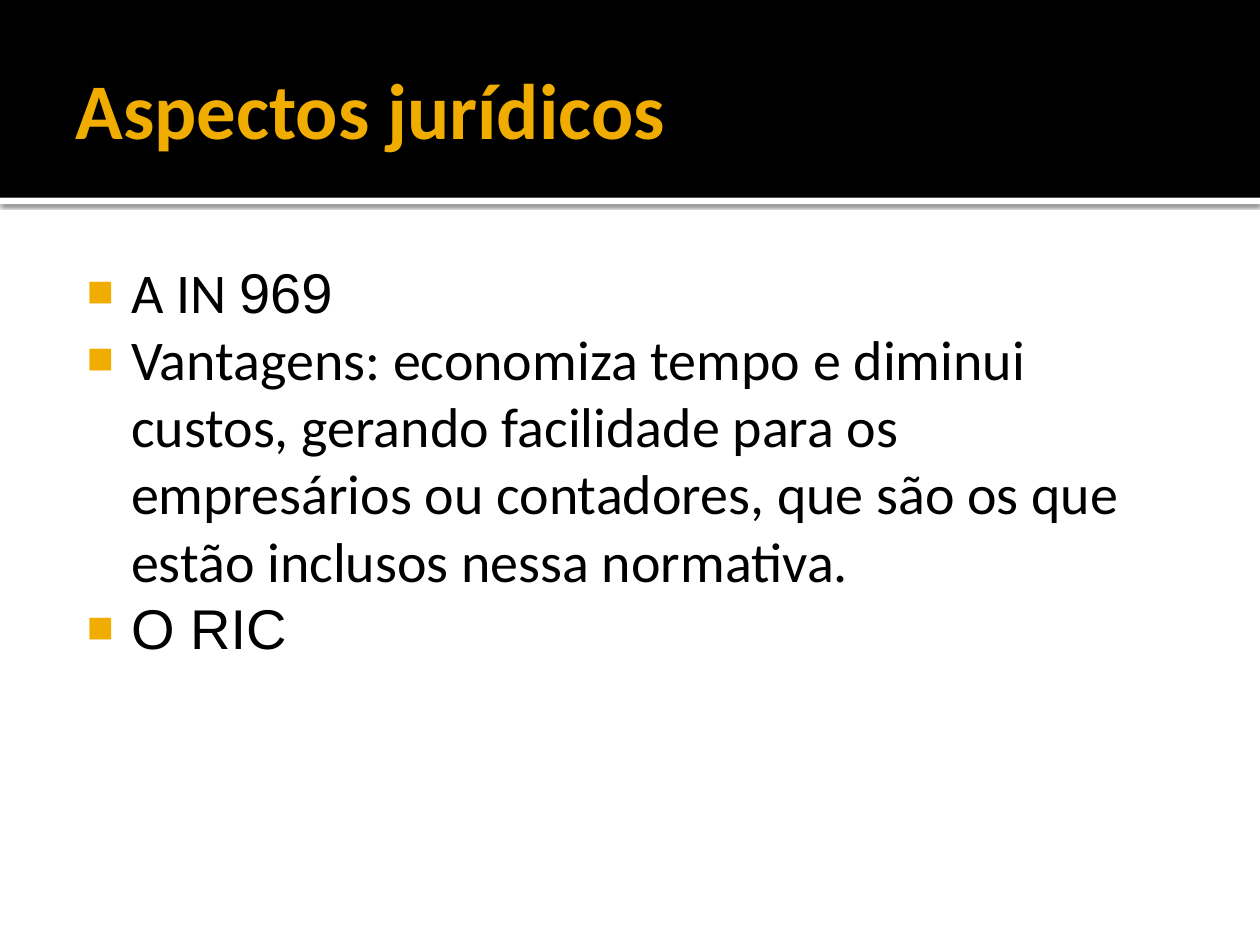
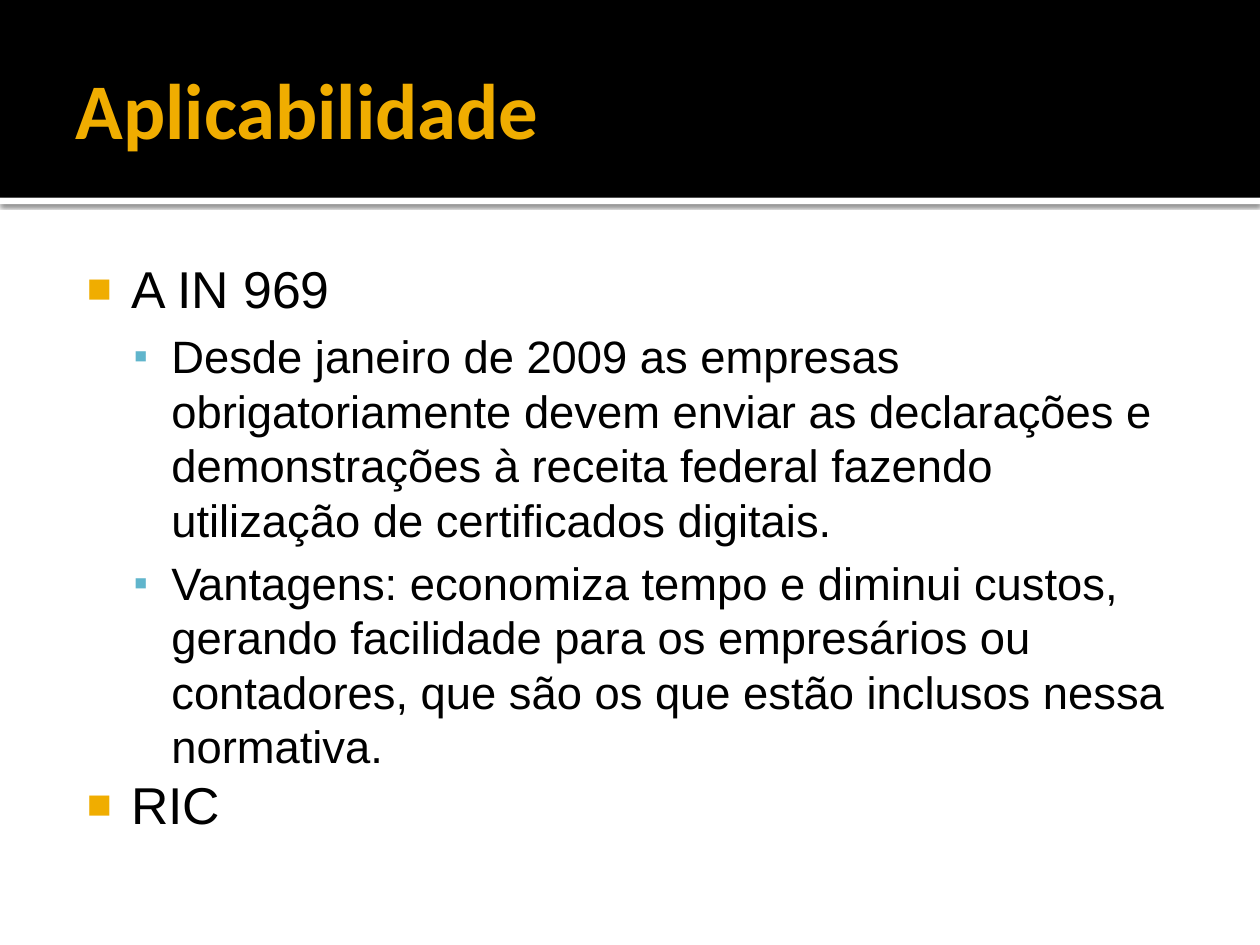
Before and after one commit to rayu1988/svn-jeanbruno, a slide deck: slide 27 of DOCS/TCC/5 - APRESENTAÇÃO.pptx (slide 25 before the commit). Drawn at 1260x945 pixels with LibreOffice and Linux fonts; fonts in the diff are those of the drawing. Boxes give left, top, right and bottom in pixels: in the first picture for what was removed or moved away, otherwise in the second. Text is boxed around its words. In the diff, an @@ line names an element or a change of style, - is before the commit and + after.

```diff
--- a/DOCS/TCC/5 - APRESENTAÇÃO.pptx
+++ b/DOCS/TCC/5 - APRESENTAÇÃO.pptx
@@ title at (76, 83, 539, 152): text changed @@
-Aspectos jurídicos
+Aplicabilidade
@@ text at (131, 272, 1164, 764): size 32 to 29.6 pt in "A IN 969"; font Calibri to Arial in "A IN", "Vantagens: economiza tempo e diminui custos, gerando ..."; size 32 to 25.9 pt in "Vantagens: economiza tempo e diminui custos, gerando ..."; bullet ■ to ▪; list level 1 to 2 in "Vantagens: economiza tempo e diminui ..."; bullet colour #F0AD00 to #60B5CC @@
@@ text at (171, 340, 1151, 546): paragraph added @@
+  ▪ Desde janeiro de 2009 as empresas obrigatoriamente devem enviar as declarações e demonstrações à receita federal fazendo utilização de certificados digitais.
@@ text at (131, 788, 220, 825): text changed; size 32 to 29.6 pt @@
-■ O RIC
+■ RIC
```
Also in this commit, not shown: 13 other slides changed, 10 slides added, 5 slides removed.
